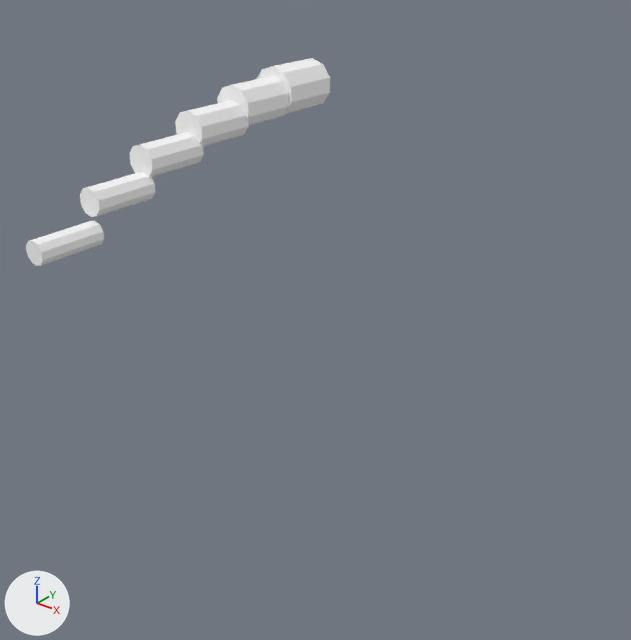
The glTF model public/assets/characters/species/tail_long.glb as it was, and as the next commit left it.
Camera for both pictures: a 50 mm camera at (0.711, -0.944, 1.133) aimed at (-0.198, 0.191, 0.429). The axes (+X, +Y, +Z) are drawn at lower left. The lights are the same throughout. The picture after the commit comes second. Where no turn or scale is listed for an object, it has been applied to the vertices. Vertices at exactly the same position are counted once.

Names of what the first picture shows: 'tail_long'.
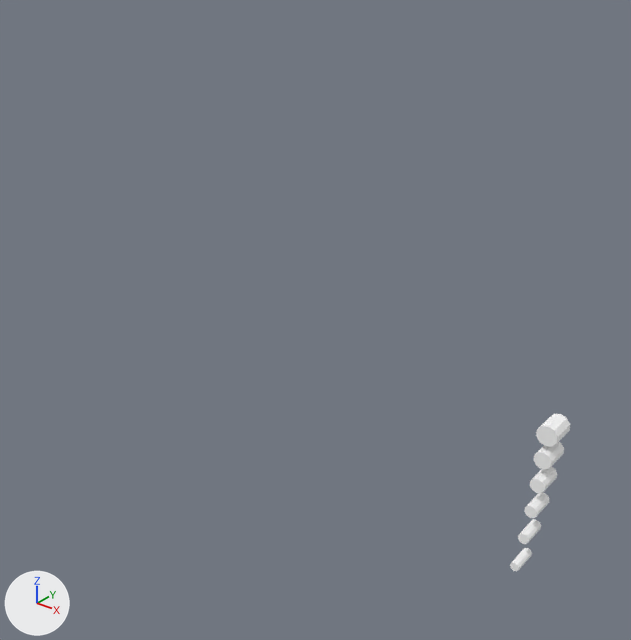
Pixel boxes (x1, y1, x2, y2) of what changed, in the pictures (631 x 640 px; the box of a moved part takes in the faces that stretch with it):
```json
{"object": "tail_long", "change": "reshaped", "before": [26, 58, 330, 266], "after": [510, 414, 570, 571], "on screen": "80% narrower, 24% shorter"}
{"part": 1, "of": "me_cylinder", "change": "moved or reshaped", "before": [257, 58, 330, 114], "after": [536, 414, 570, 447]}
{"part": 2, "of": "me_cylinder", "change": "moved or reshaped", "before": [217, 76, 289, 125], "after": [534, 442, 564, 470]}
{"part": 3, "of": "me_cylinder", "change": "moved or reshaped", "before": [175, 100, 249, 146], "after": [530, 466, 557, 493]}
{"part": 4, "of": "me_cylinder", "change": "moved or reshaped", "before": [130, 132, 204, 177], "after": [524, 492, 550, 518]}
{"part": 5, "of": "me_cylinder", "change": "moved or reshaped", "before": [80, 172, 155, 217], "after": [518, 519, 541, 544]}
{"part": 6, "of": "me_cylinder", "change": "moved or reshaped", "before": [26, 220, 104, 266], "after": [510, 548, 532, 571]}
```

The change, as JSON lines over the scene's bpy script:
```json
{"block": "me_cylinder", "where": "# used by ob_tail_long; location = (0.0, 0.0, 0.0)"}
{"op": "remove", "block": "me_cylinder", "code": "me_cylinder.from_pydata(...)  # 120 vertices, 216 faces; spans x -0.029..0.029, y -0.494..-0.062, z 0.807..0.95"}
{"op": "add", "block": "me_cylinder", "code": "me_cylinder.from_pydata(...)  # 120 vertices, 216 faces; spans x -0.029..0.029, y 0.782..0.958, z -0.47..-0.07"}
{"block": "me_cylinder", "change": "me_cylinder part 1: the loose piece of 20 vertices spanning x -0.029..0.029, y -0.137..-0.062, z 0.89..0.95 is moved by (0.0, 1.02, -1.02)"}
{"block": "me_cylinder", "change": "me_cylinder part 2: the loose piece of 20 vertices spanning x -0.024..0.024, y -0.209..-0.134, z 0.888..0.939 is moved by (0.0, 1.085, -1.085)"}
{"block": "me_cylinder", "change": "me_cylinder part 3: the loose piece of 20 vertices spanning x -0.021..0.021, y -0.28..-0.205, z 0.878..0.922 is moved by (0.0, 1.142, -1.142)"}
{"block": "me_cylinder", "change": "me_cylinder part 4: the loose piece of 20 vertices spanning x -0.018..0.018, y -0.351..-0.276, z 0.862..0.898 is moved by (0.0, 1.194, -1.194)"}
{"block": "me_cylinder", "change": "me_cylinder part 5: the loose piece of 20 vertices spanning x -0.015..0.015, y -0.422..-0.347, z 0.838..0.869 is moved by (0.0, 1.238, -1.238)"}
{"block": "me_cylinder", "change": "me_cylinder part 6: the loose piece of 20 vertices spanning x -0.013..0.013, y -0.494..-0.419, z 0.807..0.833 is moved by (0.0, 1.276, -1.276)"}
```
